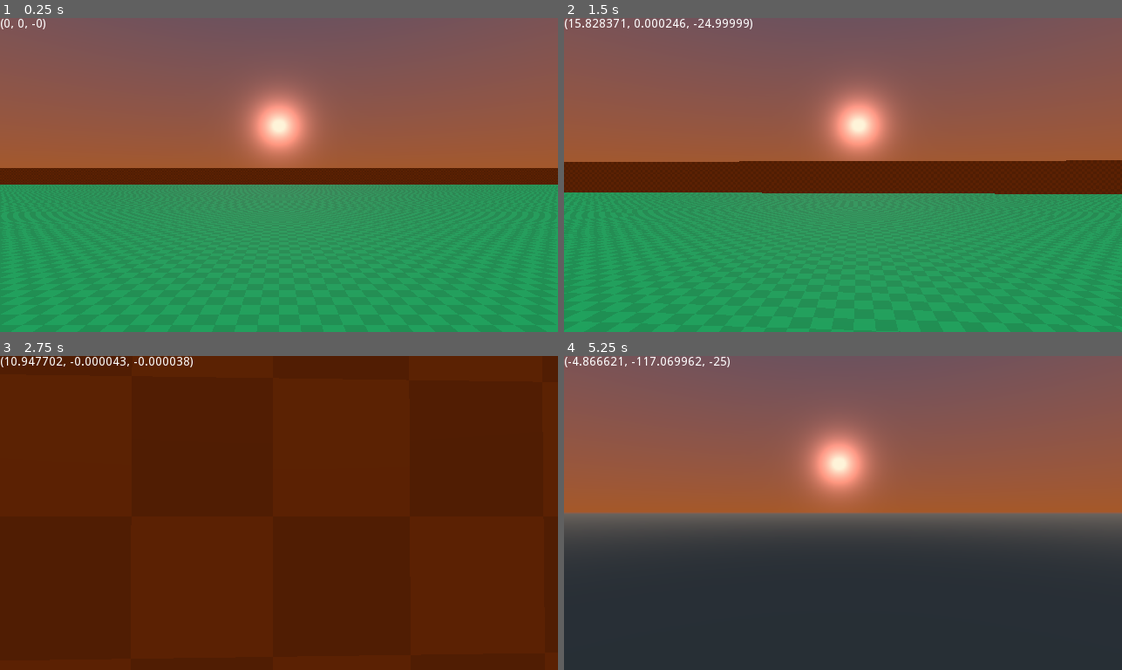
Above: before the commit, frames 1-4 (two rows, left to right).
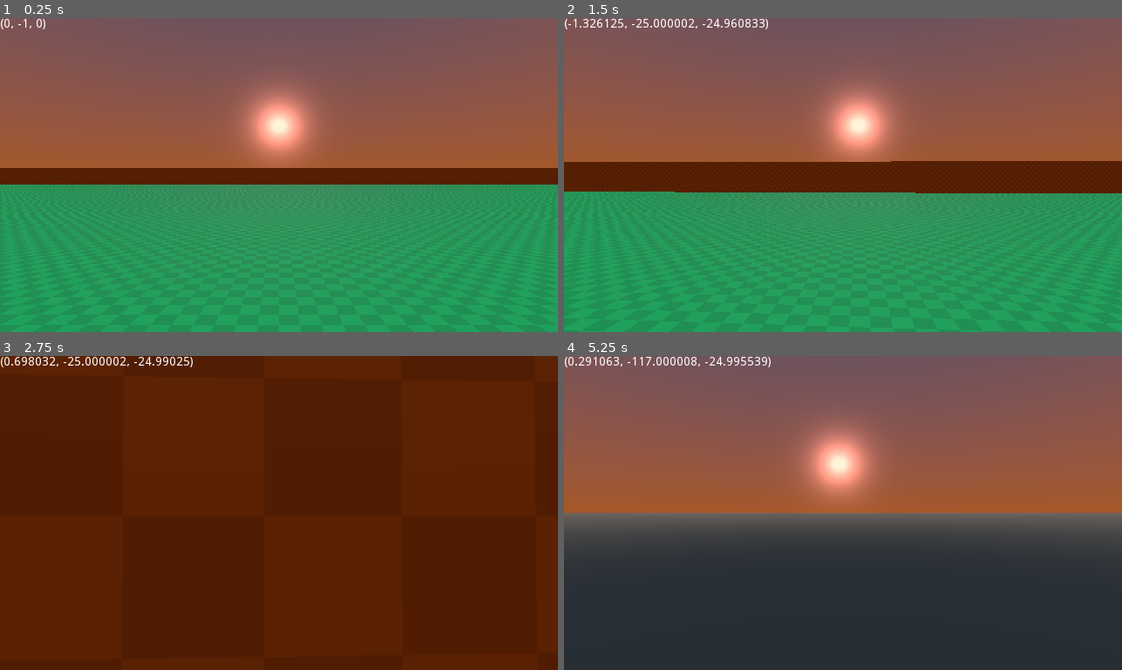
Above: after the commit, the same moments.

Repository: TrickyFatCat/classic-fps-prototype
Game: Godot game, scene res://levels/TestLevel.tscn
Two runs of this game, one before a commit and one after it. Both use one fixed random seed, a clock stepped at 60 frames per second and the inputs below.
Inputs (mouse positions are in pixels of both pictures, inside the frame that each line leads up to):
- Up to frame 1 (0.25 s): no input
- Up to frame 2 (1.5 s): tap Enter at 0.5 s; move the mouse to (870, 175) at 0.52 s; hold Space (jump) 0.53-1.28 s; hold , (move_forward) from 0.53 s (still down); move the mouse to (815, 175) at 1.27 s; tap Space (jump) at 1.35 s
- Up to frame 3 (2.75 s): keep holding , (move_forward); tap Space (jump) at 1.52, 1.82 s; move the mouse to (290, 506) at 2.02 s; hold Space (jump) from 2.03 s (still down)
- Up to frame 4 (5.25 s): keep holding , (move_forward); move the mouse to (837, 519) at 2.77 s; release Space (jump) at 2.78 s; tap Space (jump) at 2.85, 3.02, 3.32, 4.35, 4.52, 4.82 s; move the mouse to (887, 516) at 3.52 s; hold Space (jump) 3.53-4.28 s; move the mouse to (798, 509) at 4.27 s; move the mouse to (848, 513) at 5.02 s; hold Space (jump) from 5.03 s (still down)

The runs differ from the first frame. In frame 1, less than 0.1% of the frame differs, in the area x 3-7%, y 0-4%; in frame 2, 0.9%, in the area x 0-100%, y 0-57%; in frame 3, 0.3%; in frame 4, 0.6%.

Commit message:
Rework player movement calculations

Diff:
--- a/src/entity/player/player.gd
+++ b/src/entity/player/player.gd
@@ -6,15 +6,14 @@
 
 var _move_direction : Vector3 = Vector3.ZERO
 var _player_direction : Vector3 = Vector3.ZERO
-var velocity : Vector3 = Vector3.ZERO
-var snap_vec : Vector3
-var is_jumping = false
+var _velocity_horizontal : Vector3 = Vector3.ZERO
+var _velocity_vertical : Vector3 = Vector3.ZERO
 var health_node : BaseResource
 
-export var acceleration : float = 500.0
+export var acceleration : float = 15.0
 export var speed_max : float = 25.0
-export var ground_friction : float = 100.0
-export var air_friction : float = 25.0
+export var ground_friction : float = 12.0
+export var air_friction : float = 1.5
 export var jump_force : float = 25.0
 export var gravity : float = 60.0
 export var mouse_sens : float = 0.1
@@ -26,7 +25,7 @@
 
 func _init() -> void:
 	Input.set_mouse_mode(Input.MOUSE_MODE_CAPTURED)
-	health_node = BaseResource.new(health_max);
+	health_node = BaseResource.new(health_max, health_max);
 	health_node.name = "HealthPoints"
 	add_child(health_node);
 
@@ -42,14 +41,11 @@
 
 
 func _physics_process(delta: float) -> void:
-	var current_direction = _move_direction
-	if not ignore_rotation:
-		_move_direction = _move_direction.rotated(Vector3.UP, rotation.y)
-
-	_calculate_velocity_x(_move_direction)
-	_calculate_velocity_z(_move_direction)
+	_move_direction = _move_direction.rotated(Vector3.UP, rotation.y)
+	_calculate_horizontal_velocity(_move_direction)
 	_apply_gravity()
-	velocity = move_and_slide(velocity, Vector3.UP)
+	var velocity = _velocity_horizontal + _velocity_vertical
+	move_and_slide(velocity, Vector3.UP)
 
 	$Label.text = String(velocity)
 
@@ -67,40 +63,24 @@
 	_move_direction = _move_direction.normalized()
 
 
-func _calculate_velocity_x(direction: Vector3) -> void:
-	if direction.x != 0 and abs(velocity.x) <= speed_max:
-		velocity.x += acceleration * direction.x * get_physics_process_delta_time()
-		velocity.x = clamp(velocity.x, -speed_max, speed_max)
-	elif velocity.x != 0 or abs(velocity.x) > speed_max:
-		direction.x = -sign(velocity.x)
-		var friction = ground_friction if is_on_floor() else air_friction
-		velocity.x += friction * direction.x * get_physics_process_delta_time()
+func _calculate_horizontal_velocity(direction: Vector3) -> void:
+	var velocity_factor : float
 
-		if direction.x < 0:
-			velocity.x = max(velocity.x, 0)
-		elif direction.x > 0:
-			velocity.x = min(velocity.x, 0)
+	if direction != Vector3.ZERO:
+		velocity_factor = acceleration
+	else:
+		velocity_factor = ground_friction if is_on_floor() else air_friction
 
-
-func _calculate_velocity_z(direction: Vector3) -> void:
-	if direction.z != 0 and abs(velocity.z) <= speed_max:
-		velocity.z += acceleration * direction.z * get_physics_process_delta_time()
-		velocity.z = clamp(velocity.z, -speed_max, speed_max)
-	elif velocity.z != 0 or abs(velocity.z) > speed_max:
-		direction.z = -sign(velocity.z)
-		var friction = ground_friction if is_on_floor() else air_friction
-		velocity.z += friction * direction.z * get_physics_process_delta_time()
-
-		if direction.z < 0:
-			velocity.z = max(velocity.z, 0)
-		elif direction.z > 0:
-			velocity.z = min(velocity.z, 0)
+	_velocity_horizontal = _velocity_horizontal.linear_interpolate(direction * speed_max, velocity_factor * get_physics_process_delta_time())
 
 
 func _apply_gravity() -> void:
-	velocity.y -= gravity * get_physics_process_delta_time()
+	if is_on_floor():
+		return
+
+	_velocity_vertical.y -= gravity * get_physics_process_delta_time()
 
 
 func _apply_jump() -> void:
 	if is_on_floor() :
-		velocity.y = jump_force
+		_velocity_vertical.y = jump_force
